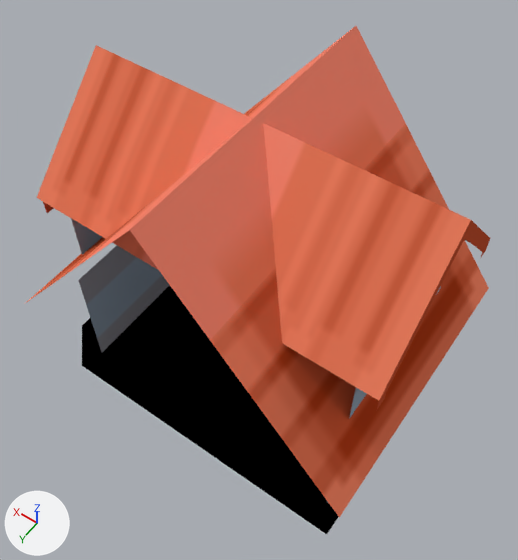
The Blender file assets/models/hgss/Pallet Town Houses/Pallet Town House 1/Pallet Town House.blend, before and after one commit.
Before and after are seen from a 50 mm camera at (-62.9, 89.8, 177.4) aimed at (-1.7, 4.1, 42.7). Every picture has the same lights, and +X, +Y and +Z are marked at lower left. The older version comes first.

Names of what the first picture shows: 'Pallet Town House'.
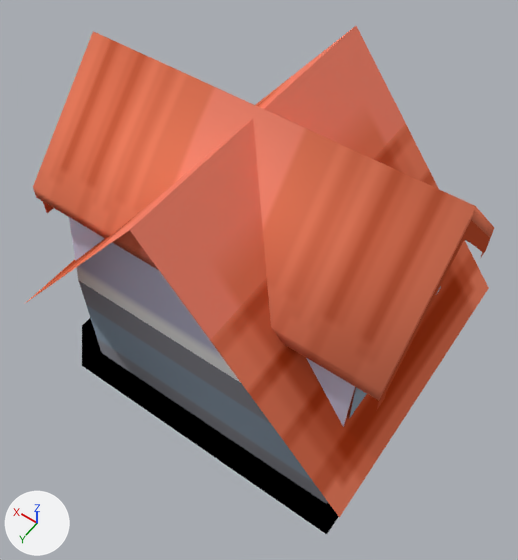
The change, as a list of edits to the scene's bpy script:
```text
Change me_pallet_town_house:
    used by ob_pallet_town_house; location = (0.0, 0.0, 0.0); rotation_euler = (1.571, 0.0, 0.0), in degrees (90, 0, 0)
    remove me_pallet_town_house.from_pydata(...)  # 346 vertices, 158 faces; spans x -46.0..50.0, y 1.0..90.0, z -38.0..36.0
    add me_pallet_town_house.from_pydata(...)  # 358 vertices, 181 faces; spans x -46.0..50.0, y 1.0..91.8, z -38.0..36.0
    me_pallet_town_house part 1
    8 faces are deleted
    6 new vertices lie (0.0, 3.3, 0.0) away from vertices in x -44.0..44.0, y 61.6, z -26.0..22.0
    6 new vertices lie (0.0, 3.4, 0.0) away from vertices in x -44.0..42.0, y 88.4, z -2.0
    29 new faces join them, mat_mt_rdh01
    2 new faces join them, mat_h_mado_lm1
```

Boxes [x1, y1, x2, y2] around the edits, measured in the pictures (518 x 560 px):
'Pallet Town House', reshaped: before [27, 26, 490, 534]; after [27, 26, 494, 534]
part 1 of me_pallet_town_house, built on: before [37, 45, 471, 401]; after [33, 31, 494, 504]
